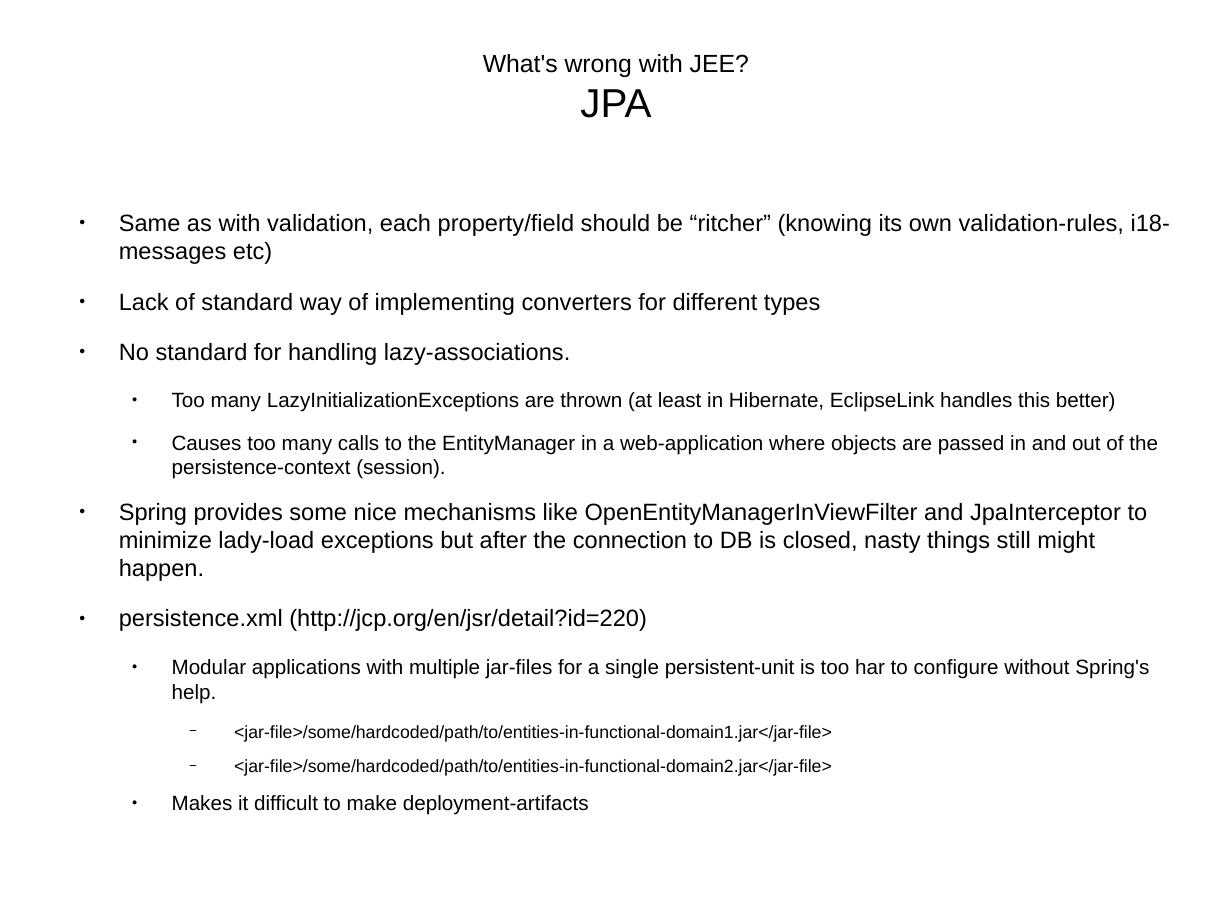
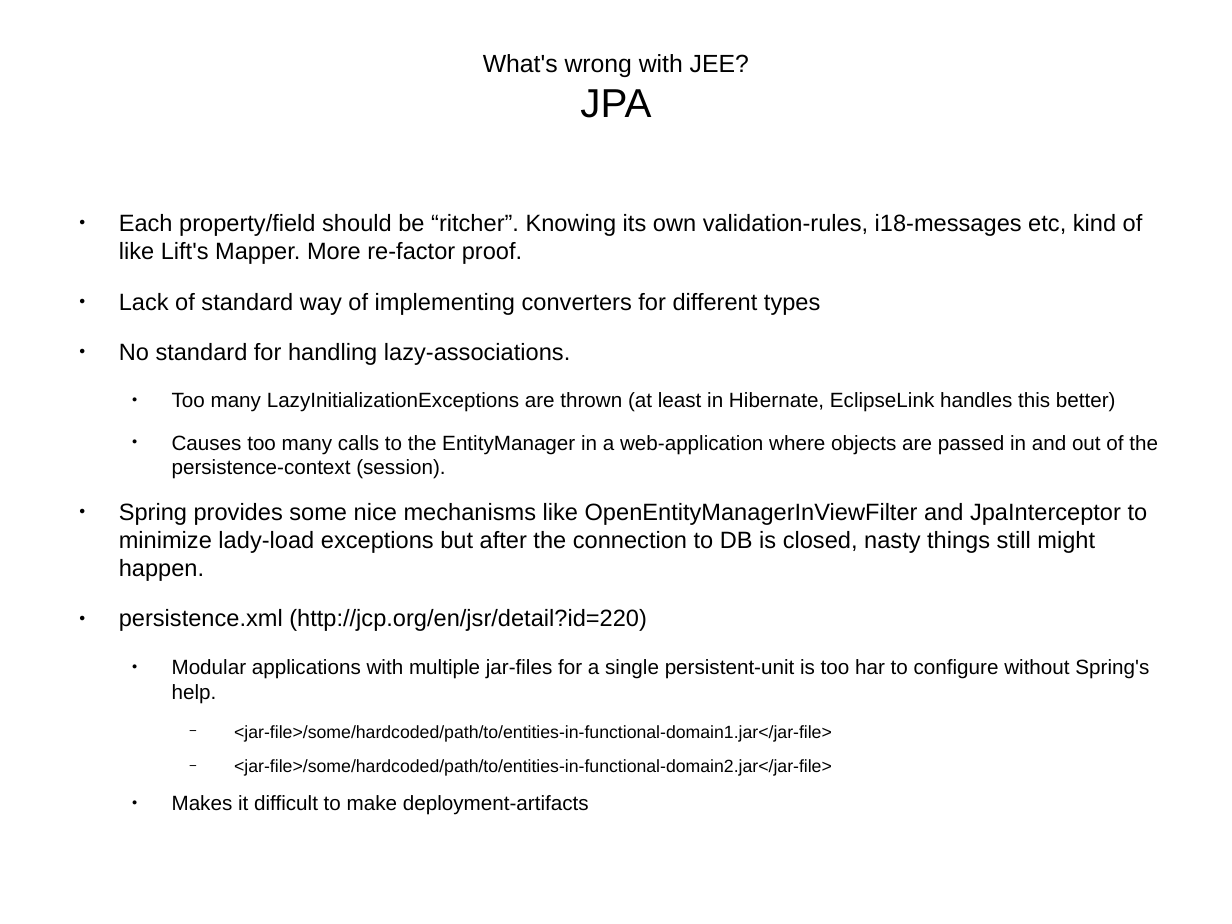
Before and after one commit to andreak/slol-2011, a slide deck: slide 11 of Scala-LiftOff-2011-lift-from-jee-perspective.odp (slide 10 before the commit). Drawn at 1232x924 pixels with LibreOffice and Linux fonts; fonts in the diff are those of the drawing. Boxes give left, top, right and bottom in pixels: in the first picture for what was removed or moved away, otherwise in the second. Text is boxed around its words. In the diff, an @@ line names an element or a change of style, - is before the commit and + after.

Commit message:
Updated

```diff
--- a/Scala-LiftOff-2011-lift-from-jee-perspective.odp
+++ b/Scala-LiftOff-2011-lift-from-jee-perspective.odp
@@ text at (x1=119, y1=214, x2=1143, y2=264): text changed @@
-● Same as with validation, each property/field should be “ritcher” (knowing its own validation-rules, i18-messages etc)
+● Each property/field should be “ritcher”. Knowing its own validation-rules, i18-messages etc, kind of like Lift's Mapper. More re-factor proof.
```
Also in this commit, not shown: 13 other slides changed, 5 slides added.
